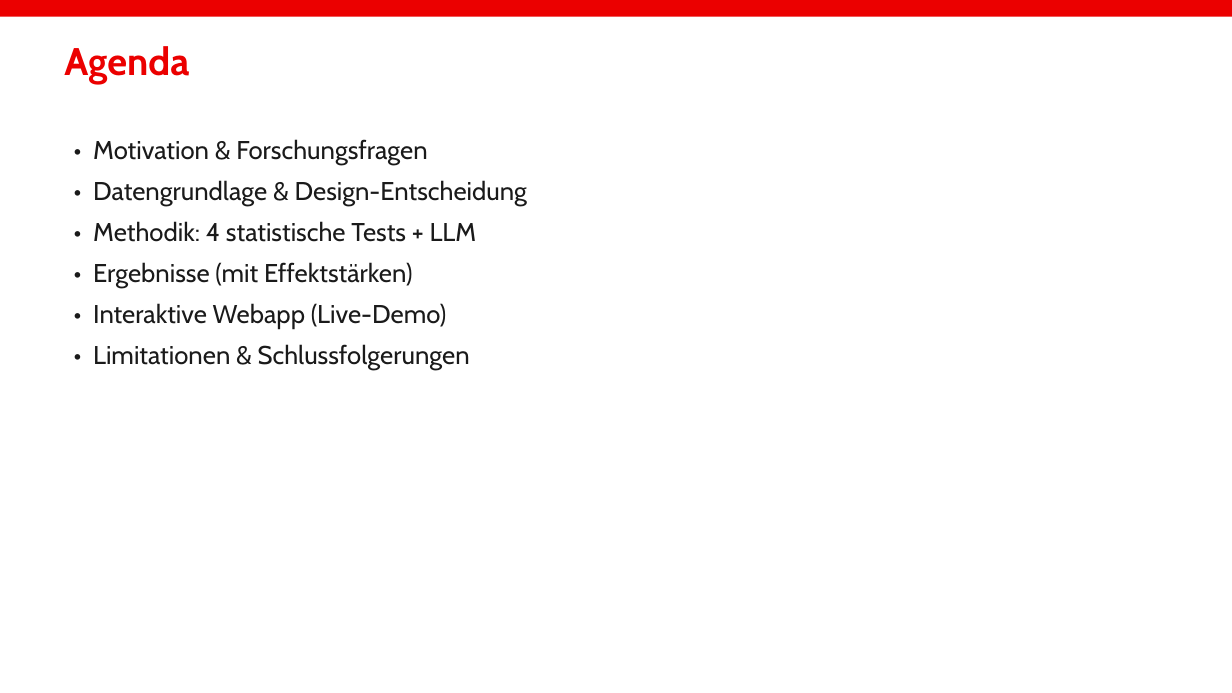
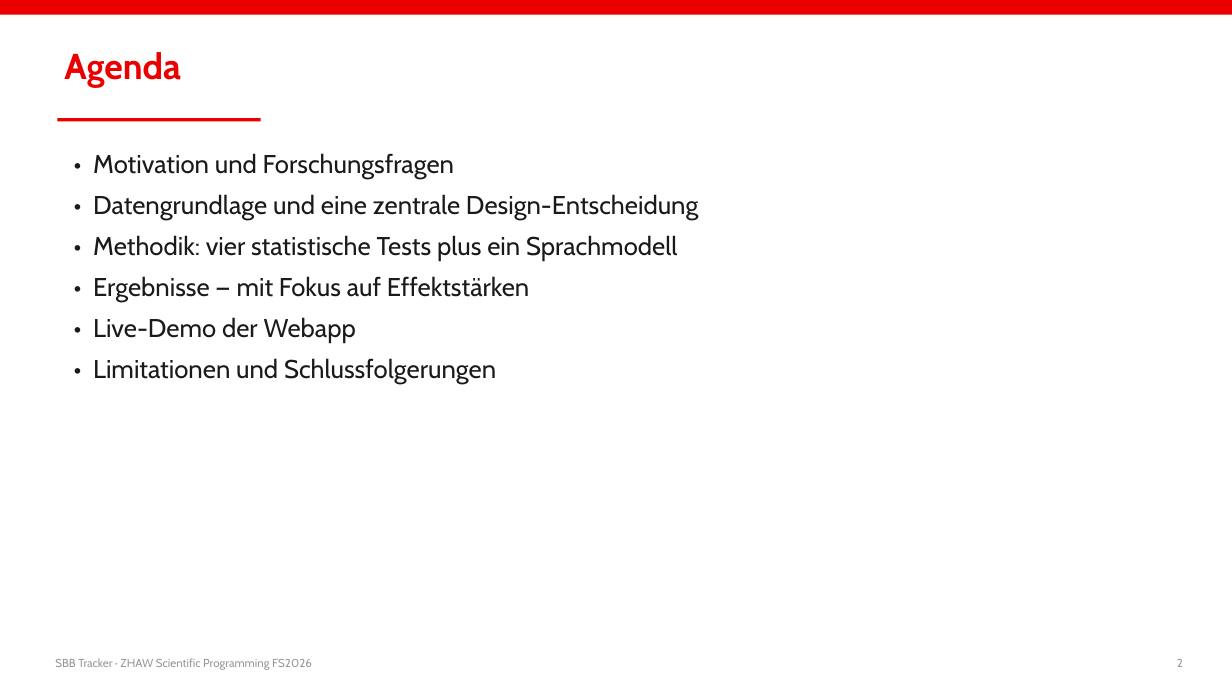
Before and after one commit to Mrgincinamon/SBB-Tracking, a slide deck: slide 2 of presentation/SBB_Tracker_Praesentation.pptx. Drawn at 1232x693 pixels with LibreOffice and Linux fonts; fonts in the diff are those of the drawing. Boxes give left, top, right and bottom in pixels: in the first picture for what was removed or moved away, otherwise in the second. Text is boxed around its words. In the diff, an @@ line names an element or a change of style, - is before the commit and + after.

```diff
--- a/presentation/SBB_Tracker_Praesentation.pptx
+++ b/presentation/SBB_Tracker_Praesentation.pptx
@@ text "Agenda" at bbox=[64, 52, 181, 88]: size 30 to 28 pt @@
@@ rectangle added at bbox=[57, 118, 261, 121], fill #EB0000 @@
@@ text at bbox=[93, 153, 698, 384]: text changed @@
-• Motivation & Forschungsfragen
-• Datengrundlage & Design-Entscheidung
-• Methodik: 4 statistische Tests + LLM
-• Ergebnisse (mit Effektstärken)
-• Interaktive Webapp (Live-Demo)
-• Limitationen & Schlussfolgerungen
+• Motivation und Forschungsfragen
+• Datengrundlage und eine zentrale Design-Entscheidung
+• Methodik: vier statistische Tests plus ein Sprachmodell
+• Ergebnisse — mit Fokus auf Effektstärken
+• Live-Demo der Webapp
+• Limitationen und Schlussfolgerungen
@@ text added at bbox=[55, 658, 312, 670], 9 pt, text #999999 @@
+SBB Tracker · ZHAW Scientific Programming FS2026
@@ text added at bbox=[1177, 659, 1183, 667], 9 pt, text #999999 @@
+2
```
Also in this commit, not shown: 13 other slides changed, 2 slides added, 2 slides removed, 1 other file.
